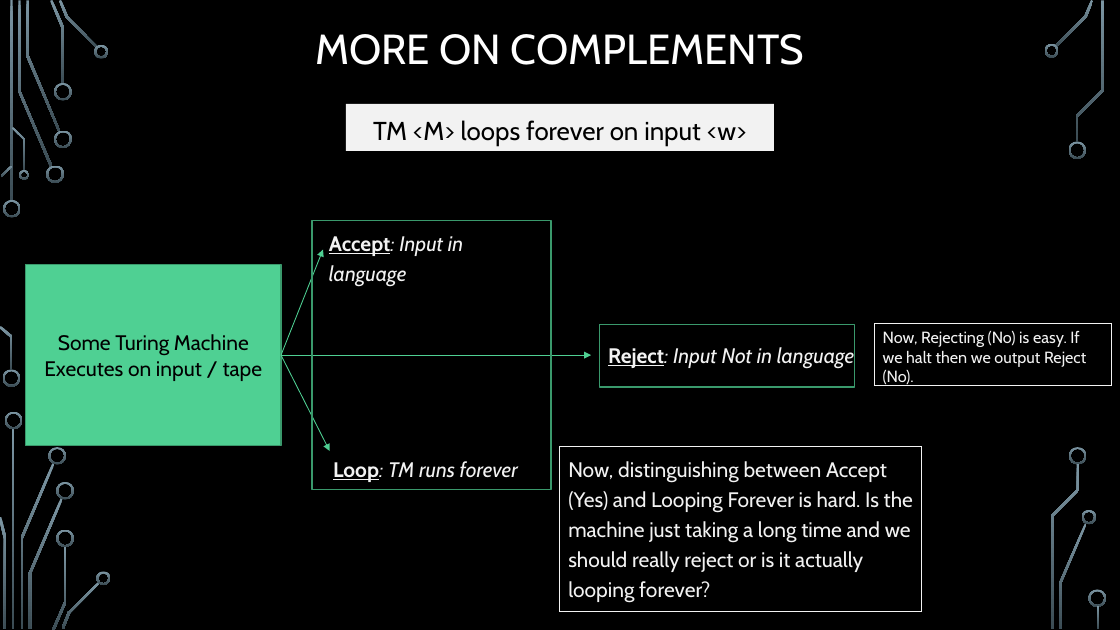
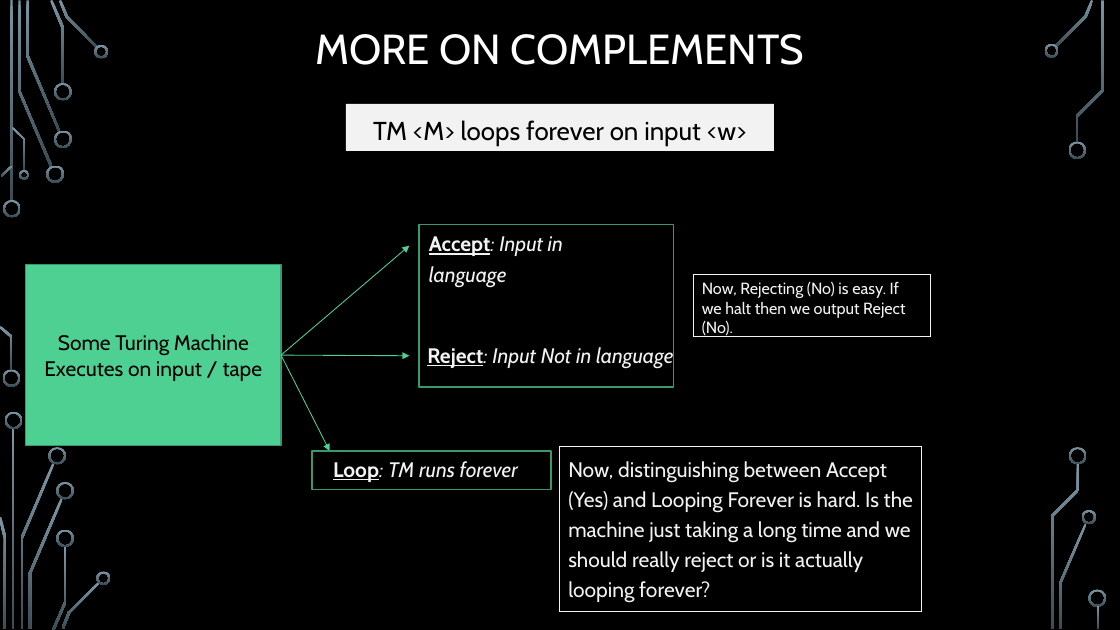
Before and after one commit to markfloryan/dmt2, a slide deck: slide 28 of slides/04-DecidableLanguages.pptx. Drawn at 1120x630 pixels with LibreOffice and Linux fonts; fonts in the diff are those of the drawing; background and template pictures are left out. Boxes give left, top, right and bottom in pixels: in the first picture for what was removed or moved away, otherwise in the second. Text is boxed around its words. In the diff, an @@ line names an element or a change of style, - is before the commit and + after.

```diff
--- a/slides/04-DecidableLanguages.pptx
+++ b/slides/04-DecidableLanguages.pptx
@@ rectangle: place and size @@
-rectangle at [600,324,854,386]
+rectangle at [419,224,674,386]
@@ text "Accept: Input in language": place and size @@
-text "Accept: Input in language" at [329,236,463,287]
+text "Accept: Input in language" at [429,236,563,288]
@@ arrow moved from (281, 355) - (323, 250) to (281, 355) - (409, 245) @@
@@ rectangle "Now, Rejecting (No) is easy. ...": place and size @@
-rectangle "Now, Rejecting (No) is easy. ..." at [875,323,1112,386]
+rectangle "Now, Rejecting (No) is easy. ..." at [694,275,932,337]
@@ arrow moved from (281, 355) - (592, 355) to (281, 355) - (409, 356) @@
@@ text "Reject: Input Not in language": place and size @@
-text "Reject: Input Not in language" at [608,345,855,369]
+text "Reject: Input Not in language" at [427,345,674,369]
@@ rectangle: place and size @@
-rectangle at [312,221,551,490]
+rectangle at [312,451,551,490]
```
Also in this commit, not shown: 1 other slide changed.
